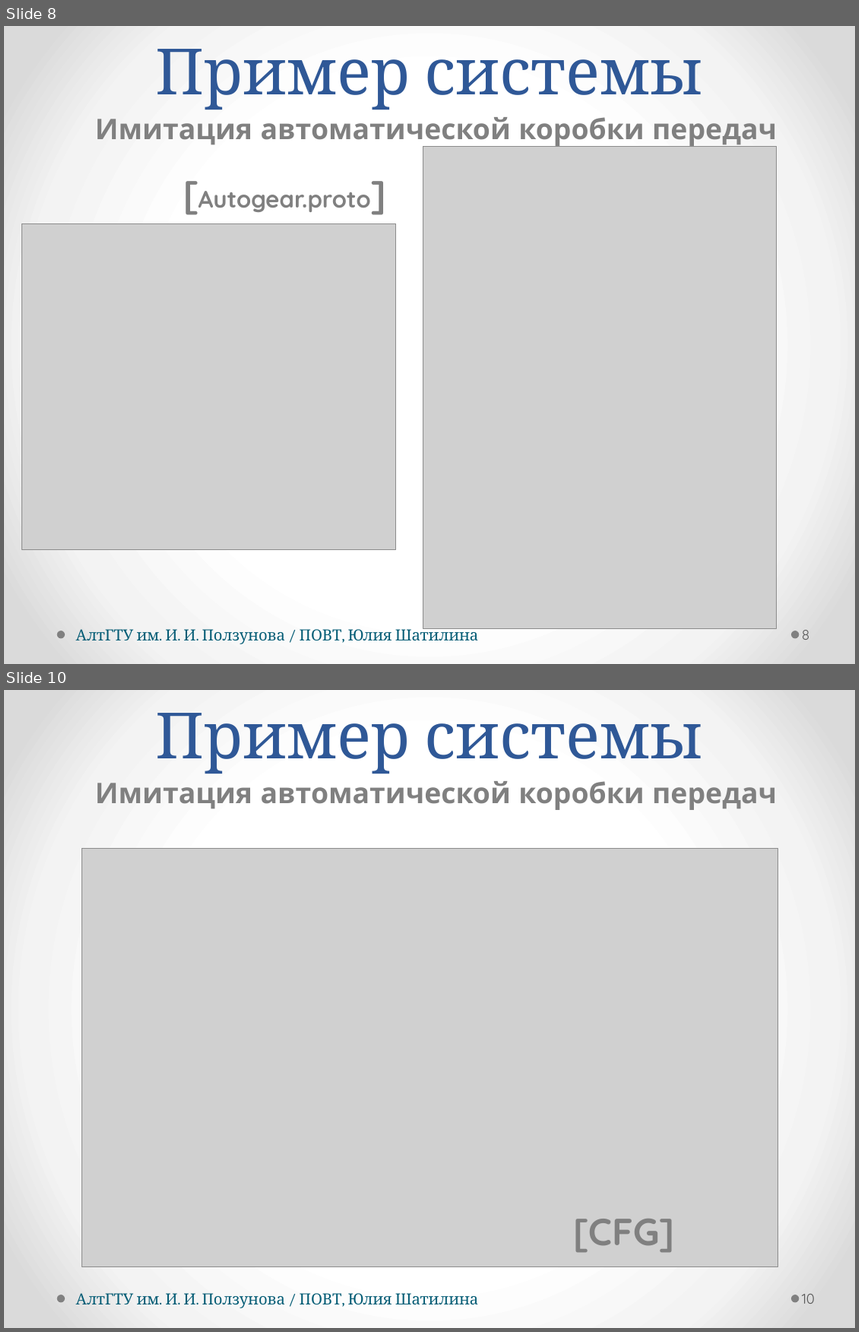
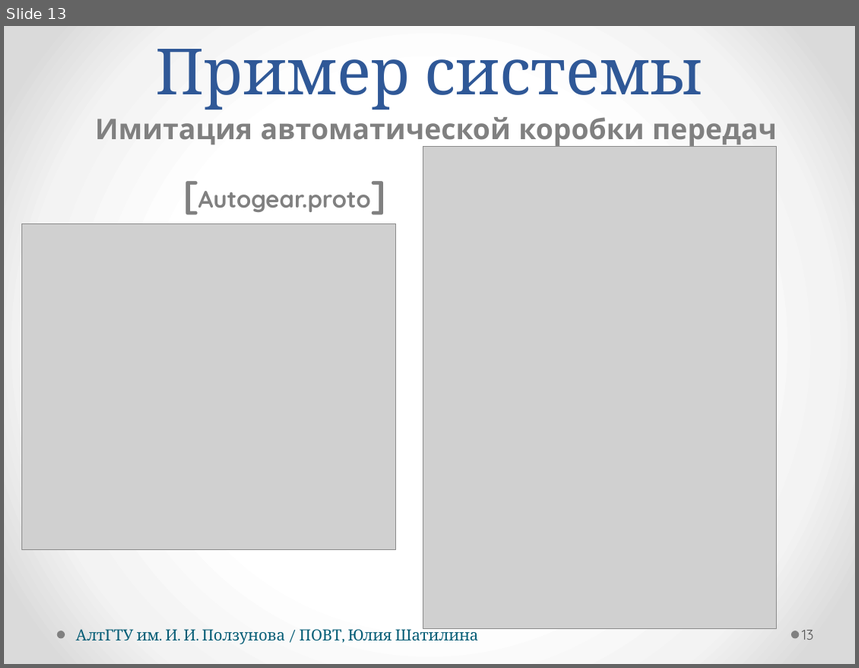
Before and after one commit to hisohito/proto-doc, a slide deck: shatilina.pptx. Shown one above the other, each under a label of ours: slides 8 and 10 before the commit, slide 13 after it; the slides between them are not shown. The pictures are 859x1332 and 859x668 pixels, drawn with LibreOffice and Linux fonts; fonts in the diff are those of the drawing; grey boxes stand for pictures. Boxes give left, top, right and bottom in pixels: in the first picture for what was removed or moved away, otherwise in the second. Text is boxed around its words. In the diff, an @@ line names an element or a change of style, - is before the commit and + after.

```diff
--- a/shatilina.pptx
+++ b/shatilina.pptx
@@ slide 10 removed at <box>4,690,855,1328</box>, background gradient #FFFFFF to #F4F4F4 to #DADADA; not listed: 2 template elements that a slide beside it also shows @@
@@ text removed at <box>155,713,703,774</box> @@
-Пример системы
@@ text removed at <box>95,781,777,810</box> @@
-Имитация автоматической коробки передач
@@ picture removed at <box>82,848,778,1267</box> @@
@@ text removed at <box>573,1219,675,1252</box> @@
-[CFG]
@@ text removed at <box>76,1293,478,1309</box> @@
-АлтГТУ им. И. И. Ползунова / ПОВТ, Юлия Шатилина
@@ page number removed at <box>802,1294,815,1304</box> @@
-10
@@ what was slide 8 is now slide 13 @@
@@ page number at <box>802,630,814,640</box>: text changed @@
-8
+13
```
Also in this commit, not shown: 6 slides changed, 1 other slide removed, 2 other files.
